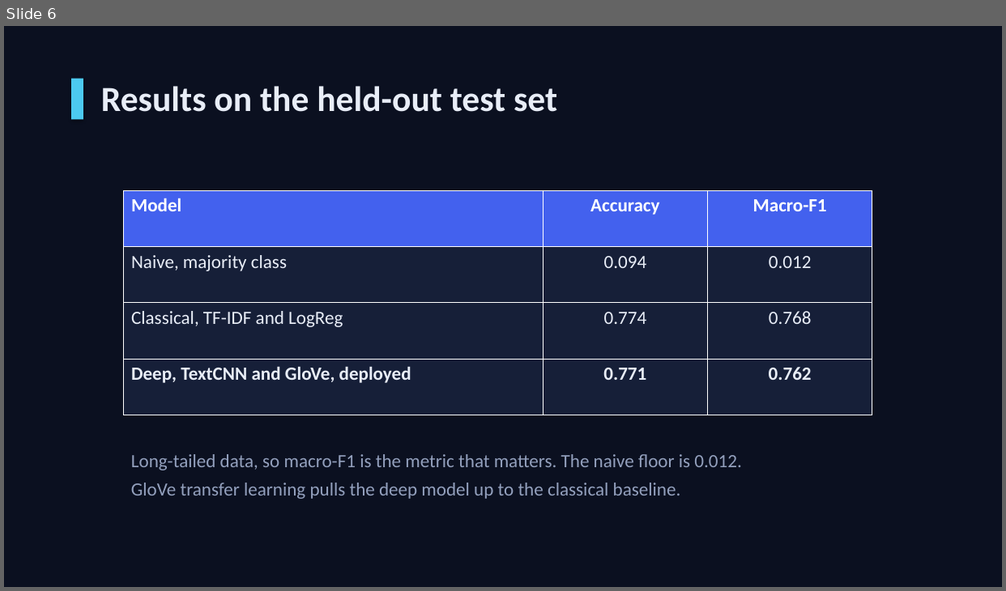
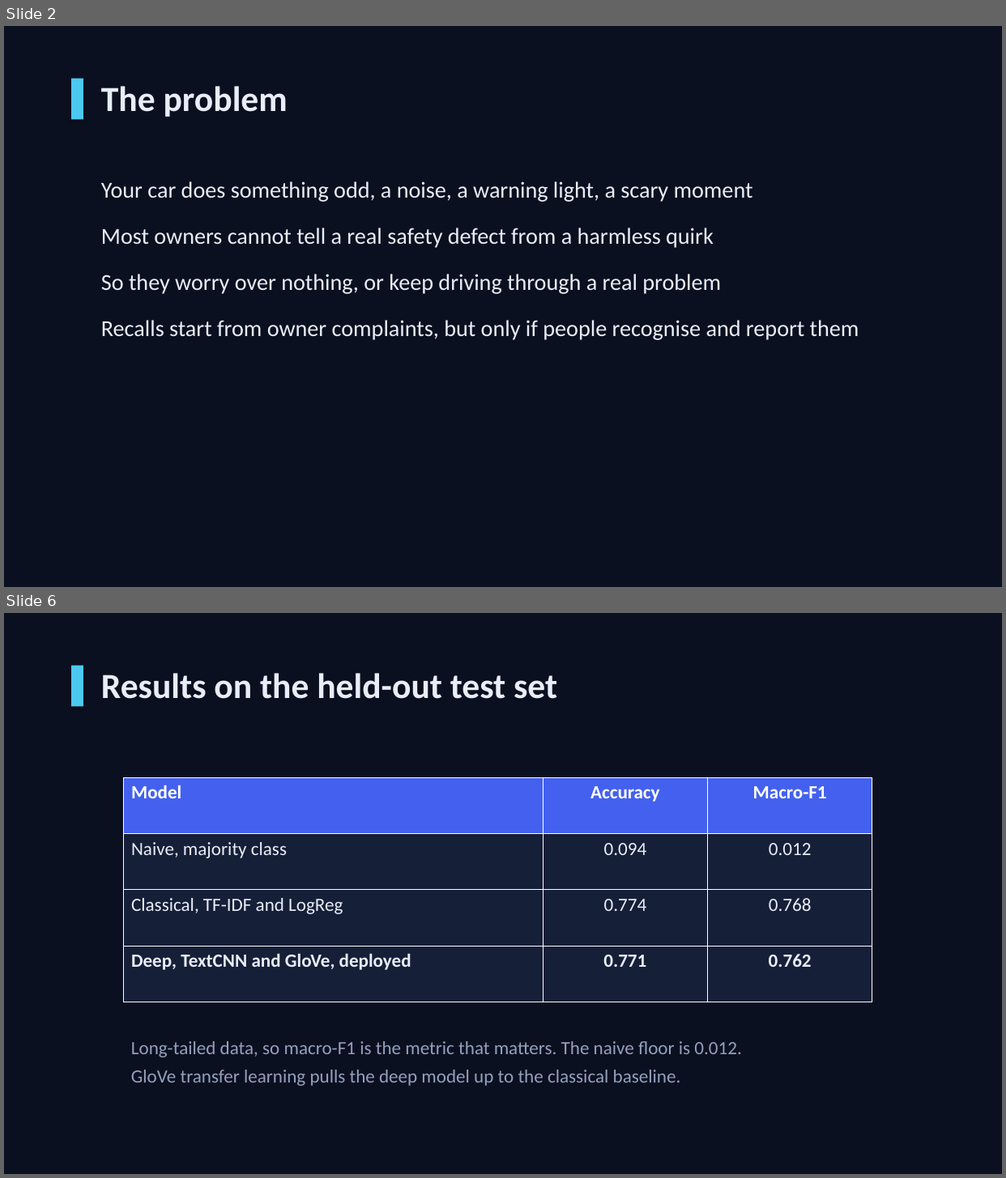
Before and after one commit to hanfuzhao/autotriage-ai, a slide deck: PITCH.pptx. Shown one above the other, each under a label of ours: slide 6 before the commit, slides 2 and 6 after it; the slides between them are not shown. The pictures are 1006x591 and 1006x1178 pixels, drawn with LibreOffice and Linux fonts; fonts in the diff are those of the drawing. Boxes give left, top, right and bottom in pixels: in the first picture for what was removed or moved away, otherwise in the second. Text is boxed around its words. In the diff, an @@ line names an element or a change of style, - is before the commit and + after.

Commit message:
story: reframe as an owner-facing 'is my car dangerous' safety check across app, report, pitch, and deck

```diff
--- a/PITCH.pptx
+++ b/PITCH.pptx
@@ slide 2 added at (x1=4, y1=26, x2=1002, y2=587), background #0B1020 @@
@@ rectangle added at (x1=71, y1=79, x2=83, y2=120), fill #4CC9F0 @@
@@ text added at (x1=101, y1=86, x2=288, y2=117), 34 pt, text #E8EDF7, bold @@
+The problem
@@ text added at (x1=101, y1=182, x2=859, y2=340), 22 pt, text #E8EDF7 @@
+Your car does something odd, a noise, a warning light, a scary moment
+Most owners cannot tell a real safety defect from a harmless quirk
+So they worry over nothing, or keep driving through a real problem
+Recalls start from owner complaints, but only if people recognise and report them
```
Also in this commit, not shown: 6 slides changed, 1 slide removed, 8 other files.
